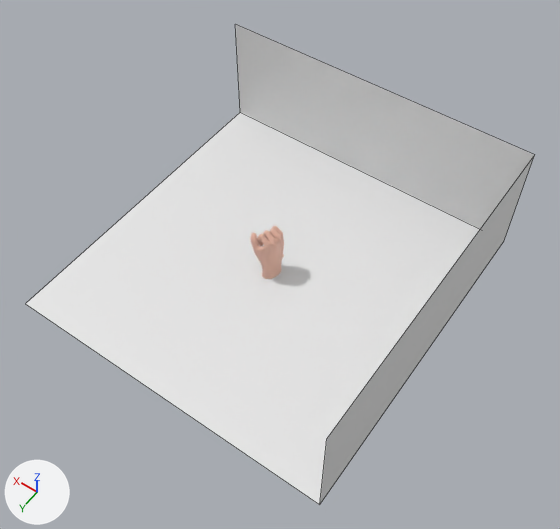
A saved change to the OBJ model Hand Models Blender/alphabet/S.obj.
Before and after are seen from a camera (50 mm lens) standing at (-14.9, 20.6, 32.4) and looking at (-0.7, 0.7, 1.1). Arrows for +X, +Y and +Z are at lower left; the lights stay in place. Mesh edges are drawn as thin lines on the coarser meshes. Where no turn or scale is listed for an object, it has been applied to the vertices.

Objects in the first picture: 'Plane.004', 'Plane_Plane.006'.
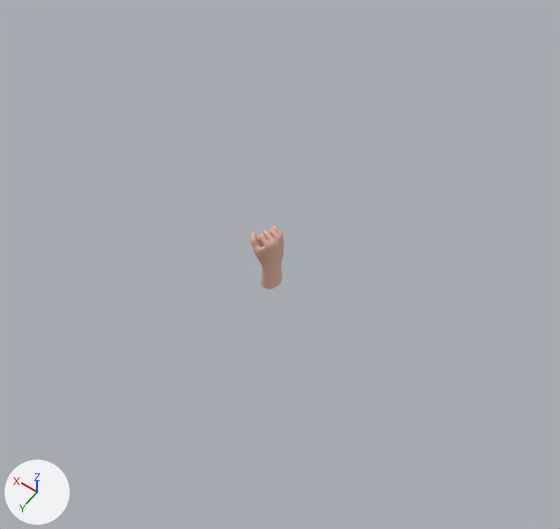
Changed parts and their boxes [x1, y1, x2, y2] in the pictures (560 x 529 px):
'Plane_Plane.006', deleted
    before: [26, 24, 534, 505]

What changed in the scene script:
```text
Remove ob_plane_plane_006:
    ob_plane_plane_006 = bpy.data.objects.new('Plane_Plane.006', me_plane_plane_006)
    ob_plane_plane_006.location = (0.0, 0.0, 0.0)
```
